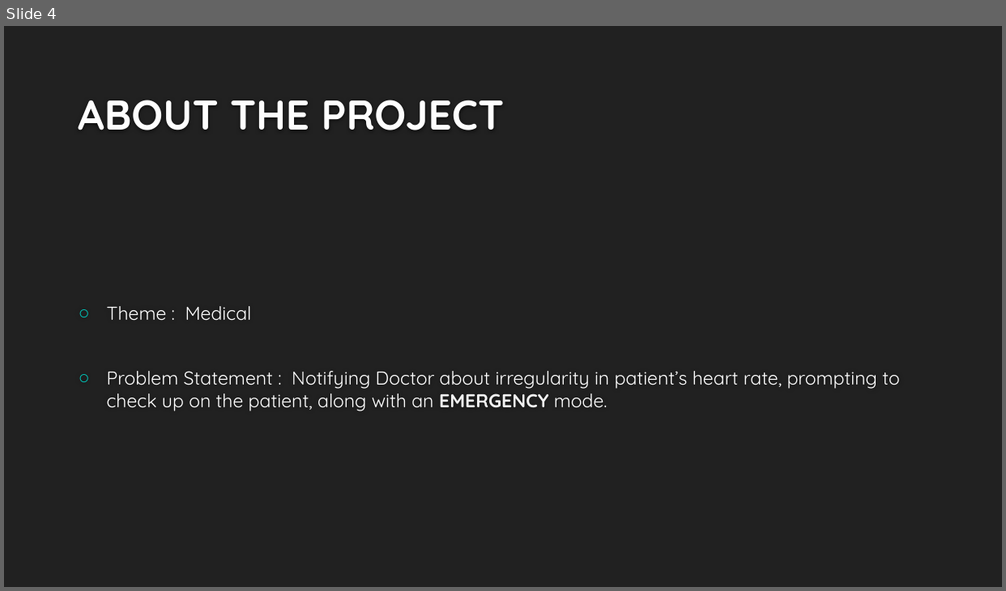
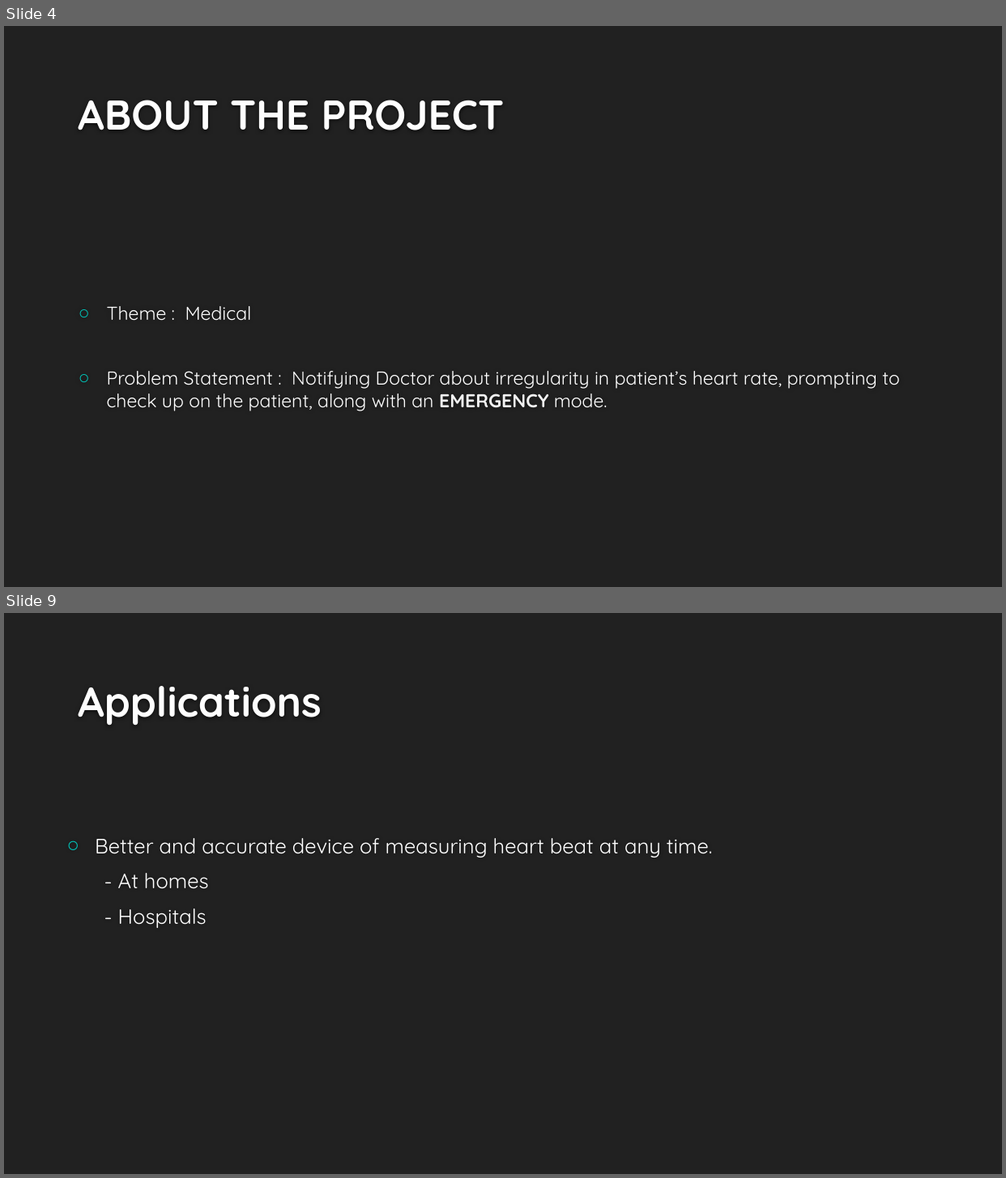
Before and after one commit to amitgit0304/CodeCrafters1, a slide deck: Presentation/Presentation.pptx. Shown one above the other, each under a label of ours: slide 4 before the commit, slides 4 and 9 after it; the slides between them are not shown. The pictures are 1006x591 and 1006x1178 pixels, drawn with LibreOffice and Linux fonts; fonts in the diff are those of the drawing; background and template pictures are left out. Boxes give left, top, right and bottom in pixels: in the first picture for what was removed or moved away, otherwise in the second. Text is boxed around its words. In the diff, an @@ line names an element or a change of style, - is before the commit and + after.

```diff
--- a/Presentation/Presentation.pptx
+++ b/Presentation/Presentation.pptx
@@ slide 9 added at <box>4,613,1002,1174</box>, background #212121 @@
@@ title added at <box>78,686,322,725</box>, 40 pt, text #FEFEFE, bold @@
+Applications
@@ text added at <box>95,838,713,928</box>, 20 pt, text #FFFFFF @@
+○ Better and accurate device of measuring heart beat at any time.
+- At homes
+- Hospitals
```
Also in this commit, not shown: 7 slides changed, 2 other slides added, 3 slides removed.
